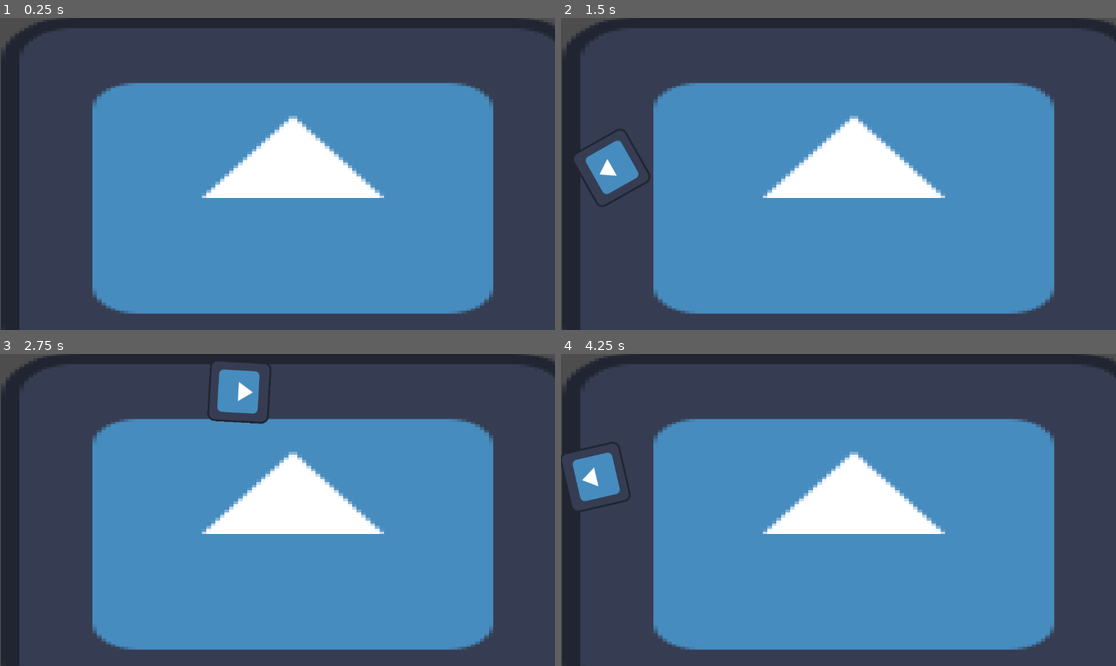
Above: before the commit, frames 1-4 (two rows, left to right).
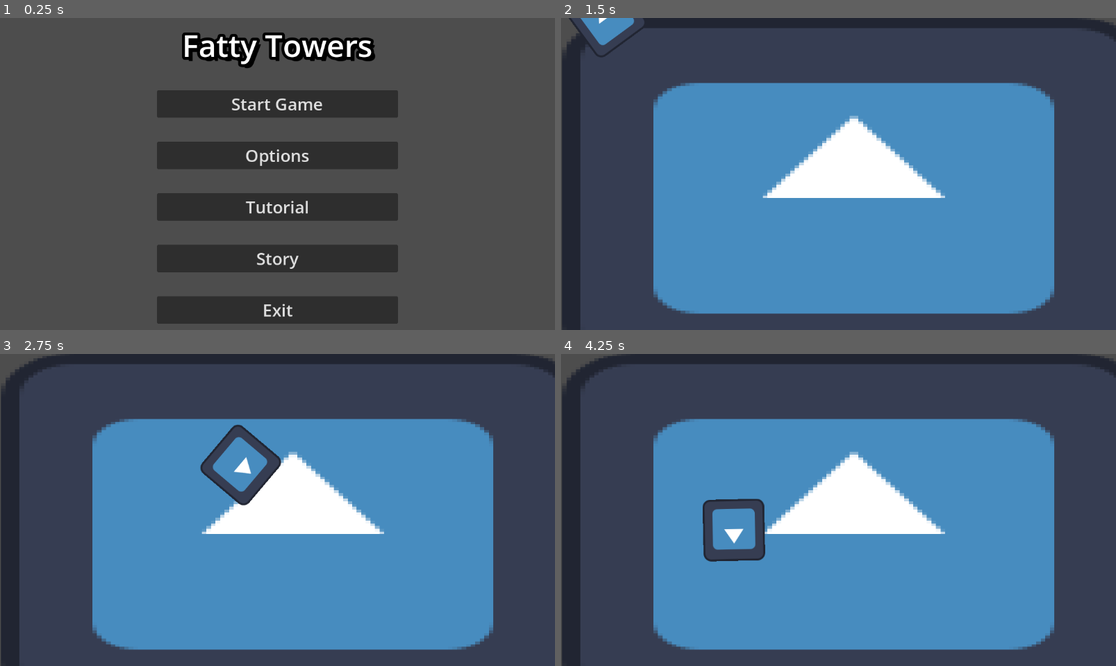
Above: after the commit, the same moments.

Repository: Duartefon/fatty-towers
Game: Godot game, scene res://menus/main_menu.tscn
Same seed, same stepped clock (60 frames per second), same inputs: the game is played once before the commit and once after it. Before the commit the project starts from res://playable_scene.tscn. The engine's default icon, where the game draws it, is replaced by a stand-in: a white triangle on a blue panel in a dark square.
Inputs (mouse positions are in pixels of both pictures, inside the frame that each line leads up to):
- Up to frame 1 (0.25 s): no input
- Up to frame 2 (1.5 s): click (838, 105) at 0.5 s, where only the run after the commit has a clickable "Start Game"; hold D (rightAction) from 1.28 s (still down)
- Up to frame 3 (2.75 s): release D (rightAction) at 2.03 s; hold A (leftAction) from 2.03 s (still down)
- Up to frame 4 (4.25 s): release A (leftAction) at 2.78 s; hold D (rightAction) from 2.78 s (still down)

The runs differ from the first frame. In frame 1, 63% of the frame differs, in the area x 0-100%, y 0-100%; in frame 2, 1.9%; in frame 3, 2.6%; in frame 4, 2.8%.

Commit message:
Options menu done

Diff:
--- /dev/null
+++ b/default_bus_layout.tres
@@ -0,0 +1,15 @@
+[gd_resource type="AudioBusLayout" format=3 uid="uid://c7isfxr34aekf"]
+
+[resource]
+bus/1/name = &"Music"
+bus/1/solo = false
+bus/1/mute = false
+bus/1/bypass_fx = false
+bus/1/volume_db = 0.0
+bus/1/send = &"Master"
+bus/2/name = &"SoundEffects"
+bus/2/solo = false
+bus/2/mute = false
+bus/2/bypass_fx = false
+bus/2/volume_db = 0.0
+bus/2/send = &"Master"
--- /dev/null
+++ b/global.gd
@@ -0,0 +1,5 @@
+extends Node
+
+var currentResolution = Vector2i(1152,648)
+
+var isFullscreen = true
--- a/main_menu.tscn
+++ b/menus/main_menu.tscn
@@ -1,7 +1,7 @@
 [gd_scene load_steps=5 format=3 uid="uid://die4if2kryckv"]
 
-[ext_resource type="Script" path="res://main_menu.gd" id="1_6eqtu"]
-[ext_resource type="PackedScene" uid="uid://bildwjhyccmy7" path="res://options_menu.tscn" id="2_pt8xw"]
+[ext_resource type="Script" path="res://menus/main_menu.gd" id="1_6eqtu"]
+[ext_resource type="PackedScene" uid="uid://bildwjhyccmy7" path="res://menus/options_menu/options_menu.tscn" id="2_pt8xw"]
 
 [sub_resource type="SystemFont" id="SystemFont_ym704"]
 font_names = PackedStringArray("Impact")
@@ -99,6 +99,10 @@
 visible = false
 layout_mode = 1
 
+[node name="MenuMusicStreamPlayer" type="AudioStreamPlayer" parent="."]
+autoplay = true
+bus = &"Music"
+
 [connection signal="pressed" from="MarginContainer/HBoxContainer/VBoxContainer/PlayButton" to="." method="_on_play_button_pressed"]
 [connection signal="pressed" from="MarginContainer/HBoxContainer/VBoxContainer/OptionsButton" to="." method="_on_options_button_pressed"]
 [connection signal="pressed" from="MarginContainer/HBoxContainer/VBoxContainer/TutorialButton" to="." method="_on_tutorial_button_pressed"]
--- /dev/null
+++ b/menus/options_menu/audio_slider.gd
@@ -0,0 +1,7 @@
+extends Control
+
+@export_enum("Master", "Music", "SoundEffects") var bus_name : String
+
+func _on_h_slider_value_changed(value: float) -> void:
+	$HBoxContainer/AudioNumber.text = str(value * 100)
+	AudioServer.set_bus_volume_db(AudioServer.get_bus_index(bus_name), linear_to_db(value))
--- /dev/null
+++ b/menus/options_menu/audio_slider.tscn
@@ -0,0 +1,58 @@
+[gd_scene load_steps=2 format=3 uid="uid://dfv1k2a7qm88y"]
+
+[ext_resource type="Script" path="res://menus/options_menu/audio_slider.gd" id="1_kmfmf"]
+
+[node name="AudioSlider" type="Control"]
+layout_mode = 3
+anchors_preset = 15
+anchor_right = 1.0
+anchor_bottom = 1.0
+grow_horizontal = 2
+grow_vertical = 2
+script = ExtResource("1_kmfmf")
+bus_name = "Master"
+
+[node name="HBoxContainer" type="HBoxContainer" parent="."]
+layout_mode = 1
+anchors_preset = 15
+anchor_right = 1.0
+anchor_bottom = 1.0
+grow_horizontal = 2
+grow_vertical = 2
+alignment = 1
+
+[node name="AudioName" type="Label" parent="HBoxContainer"]
+custom_minimum_size = Vector2(400, 0)
+layout_mode = 2
+size_flags_horizontal = 3
+size_flags_vertical = 1
+theme_override_font_sizes/font_size = 32
+text = "Master Volume"
+vertical_alignment = 1
+
+[node name="VSeparator" type="VSeparator" parent="HBoxContainer"]
+layout_mode = 2
+
+[node name="HSlider" type="HSlider" parent="HBoxContainer"]
+custom_minimum_size = Vector2(200, 32)
+layout_mode = 2
+size_flags_horizontal = 3
+size_flags_vertical = 1
+max_value = 1.0
+step = 0.01
+value = 1.0
+
+[node name="VSeparator2" type="VSeparator" parent="HBoxContainer"]
+layout_mode = 2
+
+[node name="AudioNumber" type="Label" parent="HBoxContainer"]
+custom_minimum_size = Vector2(300, 0)
+layout_mode = 2
+size_flags_horizontal = 3
+size_flags_vertical = 1
+theme_override_font_sizes/font_size = 32
+text = "100"
+horizontal_alignment = 2
+vertical_alignment = 1
+
+[connection signal="value_changed" from="HBoxContainer/HSlider" to="." method="_on_h_slider_value_changed"]
--- /dev/null
+++ b/menus/options_menu/options_buttons/window_mode_button.gd
@@ -0,0 +1,21 @@
+extends Control
+
+
+func _on_option_button_item_selected(index: int) -> void:
+	match index:
+		0: #Window
+			DisplayServer.window_set_mode(DisplayServer.WINDOW_MODE_WINDOWED)
+			DisplayServer.window_set_flag(DisplayServer.WINDOW_FLAG_BORDERLESS, false)
+			DisplayServer.window_set_size(Global.currentResolution)
+			Global.isFullscreen = false;
+		1: #Fullscreen
+			DisplayServer.window_set_mode(DisplayServer.WINDOW_MODE_FULLSCREEN)
+			DisplayServer.window_set_flag(DisplayServer.WINDOW_FLAG_BORDERLESS, false)
+			Global.isFullscreen = true;
+		2: #Borderless Window
+			DisplayServer.window_set_mode(DisplayServer.WINDOW_MODE_WINDOWED)
+			DisplayServer.window_set_flag(DisplayServer.WINDOW_FLAG_BORDERLESS, true)
+			DisplayServer.window_set_size(Global.currentResolution)
+			Global.isFullscreen = false;
+		_:
+			print("Invalid window mode")
--- /dev/null
+++ b/menus/options_menu/options_buttons/window_mode_button.tscn
@@ -0,0 +1,21 @@
+[gd_scene load_steps=3 format=3 uid="uid://cqq2kb7yc7d5s"]
+
+[ext_resource type="PackedScene" uid="uid://d2nfbgac7suwv" path="res://menus/options_menu/options_display_button.tscn" id="1_bb7lx"]
+[ext_resource type="Script" path="res://menus/options_menu/options_buttons/window_mode_button.gd" id="2_i7v74"]
+
+[node name="WindowModeButton" instance=ExtResource("1_bb7lx")]
+script = ExtResource("2_i7v74")
+
+[node name="Label" parent="HBoxContainer" index="0"]
+text = "Display Mode"
+
+[node name="OptionButton" parent="HBoxContainer" index="2"]
+selected = 1
+item_count = 3
+popup/item_0/text = "Window"
+popup/item_1/text = "Fullscreen"
+popup/item_1/id = 1
+popup/item_2/text = "Borderless Window"
+popup/item_2/id = 2
+
+[connection signal="item_selected" from="HBoxContainer/OptionButton" to="." method="_on_option_button_item_selected"]
--- /dev/null
+++ b/menus/options_menu/options_buttons/window_resolution_button.gd
@@ -0,0 +1,40 @@
+extends Control
+
+const RESOLUTION_DICTIONARY : Dictionary = {
+	"1152x648" : (Vector2i(1152,648)),
+	"1280x720" : (Vector2i(1280,720)),
+	"1366x768" : (Vector2i(1366,768)),
+	"1600x900" : (Vector2i(1600,900)),
+	"1920x1080" : (Vector2i(1920,1080)),
+	"2560x1440" : (Vector2i(2560,1440)),
+	"3840x2160" : (Vector2i(3840,2160))
+}
+
+func _process(delta: float) -> void:
+	$HBoxContainer.visible = !Global.isFullscreen
+
+func _on_option_button_item_selected(index: int) -> void:
+	match index:
+		0:
+			DisplayServer.window_set_size(RESOLUTION_DICTIONARY.values()[0])
+			Global.currentResolution = RESOLUTION_DICTIONARY.values()[0]
+		1:
+			DisplayServer.window_set_size(RESOLUTION_DICTIONARY.values()[1])
+			Global.currentResolution = RESOLUTION_DICTIONARY.values()[1]
+		2:
+			DisplayServer.window_set_size(RESOLUTION_DICTIONARY.values()[2])
+			Global.currentResolution = RESOLUTION_DICTIONARY.values()[2]
+		3:
+			DisplayServer.window_set_size(RESOLUTION_DICTIONARY.values()[3])
+			Global.currentResolution = RESOLUTION_DICTIONARY.values()[3]
+		4:
+			DisplayServer.window_set_size(RESOLUTION_DICTIONARY.values()[4])
+			Global.currentResolution = RESOLUTION_DICTIONARY.values()[4]
+		5:
+			DisplayServer.window_set_size(RESOLUTION_DICTIONARY.values()[5])
+			Global.currentResolution = RESOLUTION_DICTIONARY.values()[5]
+		6:
+			DisplayServer.window_set_size(RESOLUTION_DICTIONARY.values()[6])
+			Global.currentResolution = RESOLUTION_DICTIONARY.values()[6]
+		_:
+			print("Invalid resolution")
--- /dev/null
+++ b/menus/options_menu/options_buttons/window_resolution_button.tscn
@@ -0,0 +1,29 @@
+[gd_scene load_steps=3 format=3 uid="uid://boqufdiqnuwmt"]
+
+[ext_resource type="PackedScene" uid="uid://d2nfbgac7suwv" path="res://menus/options_menu/options_display_button.tscn" id="1_pd4rm"]
+[ext_resource type="Script" path="res://menus/options_menu/options_buttons/window_resolution_button.gd" id="2_cxwxn"]
+
+[node name="WindowResolutionButton" instance=ExtResource("1_pd4rm")]
+script = ExtResource("2_cxwxn")
+
+[node name="Label" parent="HBoxContainer" index="0"]
+text = "Resolution"
+
+[node name="OptionButton" parent="HBoxContainer" index="2"]
+selected = 0
+item_count = 7
+popup/item_0/text = "1152x648"
+popup/item_1/text = "1280x720"
+popup/item_1/id = 1
+popup/item_2/text = "1366x768"
+popup/item_2/id = 2
+popup/item_3/text = "1600x900"
+popup/item_3/id = 3
+popup/item_4/text = "1920x1080"
+popup/item_4/id = 4
+popup/item_5/text = "2560x1440"
+popup/item_5/id = 5
+popup/item_6/text = "3840x2160"
+popup/item_6/id = 6
+
+[connection signal="item_selected" from="HBoxContainer/OptionButton" to="." method="_on_option_button_item_selected"]
--- /dev/null
+++ b/menus/options_menu/options_display_button.tscn
@@ -0,0 +1,37 @@
+[gd_scene format=3 uid="uid://d2nfbgac7suwv"]
+
+[node name="OptionsDisplayButton" type="Control"]
+layout_mode = 3
+anchors_preset = 15
+anchor_right = 1.0
+anchor_bottom = 1.0
+grow_horizontal = 2
+grow_vertical = 2
+size_flags_horizontal = 3
+size_flags_vertical = 3
+
+[node name="HBoxContainer" type="HBoxContainer" parent="."]
+layout_mode = 1
+anchors_preset = 15
+anchor_right = 1.0
+anchor_bottom = 1.0
+grow_horizontal = 2
+grow_vertical = 2
+
+[node name="Label" type="Label" parent="HBoxContainer"]
+custom_minimum_size = Vector2(264, 0)
+layout_mode = 2
+size_flags_horizontal = 3
+size_flags_vertical = 1
+theme_override_font_sizes/font_size = 32
+text = "BASE_LABEL"
+vertical_alignment = 1
+
+[node name="VSeparator" type="VSeparator" parent="HBoxContainer"]
+layout_mode = 2
+
+[node name="OptionButton" type="OptionButton" parent="HBoxContainer"]
+custom_minimum_size = Vector2(256, 64)
+layout_mode = 2
+size_flags_horizontal = 3
+size_flags_vertical = 4
--- a/options_menu.tscn
+++ b/menus/options_menu/options_menu.tscn
@@ -1,7 +1,7 @@
 [gd_scene load_steps=3 format=3 uid="uid://bildwjhyccmy7"]
 
-[ext_resource type="Script" path="res://options_menu.gd" id="1_u766u"]
-[ext_resource type="PackedScene" uid="uid://c4bdlqboj5uju" path="res://settings_tab_container.tscn" id="2_e5mr6"]
+[ext_resource type="Script" path="res://menus/options_menu/options_menu.gd" id="1_u766u"]
+[ext_resource type="PackedScene" uid="uid://c4bdlqboj5uju" path="res://menus/options_menu/settings_tab_container.tscn" id="2_e5mr6"]
 
 [node name="OptionsMenu" type="Control"]
 layout_mode = 3
@@ -29,8 +29,9 @@
 theme_override_constants/separation = -30
 
 [node name="Label" type="Label" parent="MarginContainer/VBoxContainer"]
+custom_minimum_size = Vector2(0, 100)
 layout_mode = 2
-theme_override_font_sizes/font_size = 32
+theme_override_font_sizes/font_size = 64
 text = "Options"
 horizontal_alignment = 1
 vertical_alignment = 1
@@ -40,7 +41,9 @@
 size_flags_vertical = 3
 
 [node name="BackToMenu" type="Button" parent="MarginContainer/VBoxContainer"]
+custom_minimum_size = Vector2(0, 100)
 layout_mode = 2
 size_flags_vertical = 8
+theme_override_font_sizes/font_size = 64
 text = "Back To Menu
 "
--- /dev/null
+++ b/menus/options_menu/settings_tab_container.tscn
@@ -0,0 +1,118 @@
+[gd_scene load_steps=4 format=3 uid="uid://c4bdlqboj5uju"]
+
+[ext_resource type="PackedScene" uid="uid://dfv1k2a7qm88y" path="res://menus/options_menu/audio_slider.tscn" id="1_4pwu6"]
+[ext_resource type="PackedScene" uid="uid://cqq2kb7yc7d5s" path="res://menus/options_menu/options_buttons/window_mode_button.tscn" id="2_h436t"]
+[ext_resource type="PackedScene" uid="uid://boqufdiqnuwmt" path="res://menus/options_menu/options_buttons/window_resolution_button.tscn" id="3_oep3o"]
+
+[node name="SettingsTabContainer" type="Control"]
+layout_mode = 3
+anchors_preset = 15
+anchor_right = 1.0
+anchor_bottom = 1.0
+grow_horizontal = 2
+grow_vertical = 2
+
+[node name="TabContainer" type="TabContainer" parent="."]
+layout_mode = 1
+anchors_preset = -1
+anchor_right = 1.0
+anchor_bottom = 1.0
+offset_left = 100.0
+offset_top = 50.0
+offset_right = -100.0
+offset_bottom = -100.0
+grow_horizontal = 2
+grow_vertical = 2
+tab_alignment = 1
+current_tab = 1
+
+[node name="Sound" type="TabBar" parent="TabContainer"]
+visible = false
+layout_mode = 2
+metadata/_tab_index = 0
+
+[node name="MarginContainer" type="MarginContainer" parent="TabContainer/Sound"]
+layout_mode = 1
+anchors_preset = 15
+anchor_right = 1.0
+anchor_bottom = 1.0
+grow_horizontal = 2
+grow_vertical = 2
+theme_override_constants/margin_left = 24
+theme_override_constants/margin_top = 24
+theme_override_constants/margin_right = 24
+theme_override_constants/margin_bottom = 24
+
+[node name="ScrollContainer" type="ScrollContainer" parent="TabContainer/Sound/MarginContainer"]
+clip_contents = false
+layout_mode = 2
+
+[node name="VBoxContainer" type="VBoxContainer" parent="TabContainer/Sound/MarginContainer/ScrollContainer"]
+layout_mode = 2
+size_flags_horizontal = 3
+size_flags_vertical = 3
+theme_override_constants/separation = 64
+
+[node name="AudioSlider" parent="TabContainer/Sound/MarginContainer/ScrollContainer/VBoxContainer" instance=ExtResource("1_4pwu6")]
+layout_mode = 2
+size_flags_vertical = 3
+
+[node name="AudioSlider2" parent="TabContainer/Sound/MarginContainer/ScrollContainer/VBoxContainer" instance=ExtResource("1_4pwu6")]
+layout_mode = 2
+size_flags_vertical = 3
+bus_name = "Music"
+
+[node name="AudioName" parent="TabContainer/Sound/MarginContainer/ScrollContainer/VBoxContainer/AudioSlider2/HBoxContainer" index="0"]
+text = "Music Volume"
+
+[node name="AudioSlider3" parent="TabContainer/Sound/MarginContainer/ScrollContainer/VBoxContainer" instance=ExtResource("1_4pwu6")]
+layout_mode = 2
+size_flags_vertical = 3
+bus_name = "SoundEffects"
+
+[node name="AudioName" parent="TabContainer/Sound/MarginContainer/ScrollContainer/VBoxContainer/AudioSlider3/HBoxContainer" index="0"]
+text = "Sound Effects Volume"
+
+[node name="Graphics" type="TabBar" parent="TabContainer"]
+layout_mode = 2
+metadata/_tab_index = 1
+
+[node name="MarginContainer" type="MarginContainer" parent="TabContainer/Graphics"]
+layout_mode = 1
+anchors_preset = 15
+anchor_right = 1.0
+anchor_bottom = 1.0
+grow_horizontal = 2
+grow_vertical = 2
+theme_override_constants/margin_left = 24
+theme_override_constants/margin_top = 24
+theme_override_constants/margin_right = 24
+theme_override_constants/margin_bottom = 24
+
+[node name="ScrollContainer" type="ScrollContainer" parent="TabContainer/Graphics/MarginContainer"]
+clip_contents = false
+layout_mode = 2
+
+[node name="VBoxContainer" type="VBoxContainer" parent="TabContainer/Graphics/MarginContainer/ScrollContainer"]
+layout_mode = 2
+size_flags_horizontal = 3
+size_flags_vertical = 3
+theme_override_constants/separation = 64
+
+[node name="WindowModeButton" parent="TabContainer/Graphics/MarginContainer/ScrollContainer/VBoxContainer" instance=ExtResource("2_h436t")]
+layout_mode = 2
+
+[node name="HBoxContainer" parent="TabContainer/Graphics/MarginContainer/ScrollContainer/VBoxContainer/WindowModeButton" index="0"]
+theme_override_constants/separation = 160
+
+[node name="WindowResolutionButton" parent="TabContainer/Graphics/MarginContainer/ScrollContainer/VBoxContainer" instance=ExtResource("3_oep3o")]
+layout_mode = 2
+
+[node name="HBoxContainer" parent="TabContainer/Graphics/MarginContainer/ScrollContainer/VBoxContainer/WindowResolutionButton" index="0"]
+theme_override_constants/separation = 160
+
+[editable path="TabContainer/Sound/MarginContainer/ScrollContainer/VBoxContainer/AudioSlider"]
+[editable path="TabContainer/Sound/MarginContainer/ScrollContainer/VBoxContainer/AudioSlider2"]
+[editable path="TabContainer/Sound/MarginContainer/ScrollContainer/VBoxContainer/AudioSlider3"]
+[editable path="TabContainer/Graphics/MarginContainer/ScrollContainer/VBoxContainer/WindowModeButton"]
+[editable path="TabContainer/Graphics/MarginContainer/ScrollContainer/VBoxContainer/WindowResolutionButton"]
--- a/project.godot
+++ b/project.godot
@@ -11,9 +11,18 @@
 [application]
 
 config/name="fatty-towers"
-run/main_scene="res://playable_scene.tscn"
+run/main_scene="res://menus/main_menu.tscn"
 config/features=PackedStringArray("4.3", "Forward Plus")
 config/icon="res://icon.svg"
+
+[autoload]
+
+Global="*res://global.gd"
+
+[display]
+
+window/size/mode=3
+window/size/resizable=false
 
 [input]
 
--- a/settings_tab_container.tscn
+++ /dev/null
@@ -1,69 +0,0 @@
-[gd_scene format=3 uid="uid://c4bdlqboj5uju"]
-
-[node name="SettingsTabContainer" type="Control"]
-layout_mode = 3
-anchors_preset = 15
-anchor_right = 1.0
-anchor_bottom = 1.0
-grow_horizontal = 2
-grow_vertical = 2
-
-[node name="TabContainer" type="TabContainer" parent="."]
-layout_mode = 1
-anchors_preset = -1
-anchor_right = 1.0
-anchor_bottom = 1.0
-offset_left = 100.0
-offset_top = 50.0
-offset_right = -100.0
-offset_bottom = -100.0
-grow_horizontal = 2
-grow_vertical = 2
-tab_alignment = 1
-current_tab = 0
-
-[node name="Sound" type="TabBar" parent="TabContainer"]
-layout_mode = 2
-metadata/_tab_index = 0
-
-[node name="MarginContainer" type="MarginContainer" parent="TabContainer/Sound"]
-layout_mode = 1
-anchors_preset = 15
-anchor_right = 1.0
-anchor_bottom = 1.0
-grow_horizontal = 2
-grow_vertical = 2
-theme_override_constants/margin_left = 24
-theme_override_constants/margin_top = 24
-theme_override_constants/margin_right = 24
-theme_override_constants/margin_bottom = 24
-
-[node name="VBoxContainer" type="VBoxContainer" parent="TabContainer/Sound/MarginContainer"]
-layout_mode = 2
-theme_override_constants/separation = 64
-alignment = 1
-
-[node name="Graphics" type="TabBar" parent="TabContainer"]
-visible = false
-layout_mode = 2
-metadata/_tab_index = 1
-
-[node name="MarginContainer" type="MarginContainer" parent="TabContainer/Graphics"]
-layout_mode = 1
-anchors_preset = 15
-anchor_right = 1.0
-anchor_bottom = 1.0
-grow_horizontal = 2
-grow_vertical = 2
-theme_override_constants/margin_left = 24
-theme_override_constants/margin_top = 24
-theme_override_constants/margin_right = 24
-theme_override_constants/margin_bottom = 24
-
-[node name="VBoxContainer" type="VBoxContainer" parent="TabContainer/Graphics/MarginContainer"]
-layout_mode = 2
-theme_override_constants/separation = 64
-alignment = 1
-
-[node name="Label" type="Label" parent="TabContainer/Graphics/MarginContainer/VBoxContainer"]
-layout_mode = 2
Renamed: main_menu.gd -> menus/main_menu.gd
Renamed: options_menu.gd -> menus/options_menu/options_menu.gd
